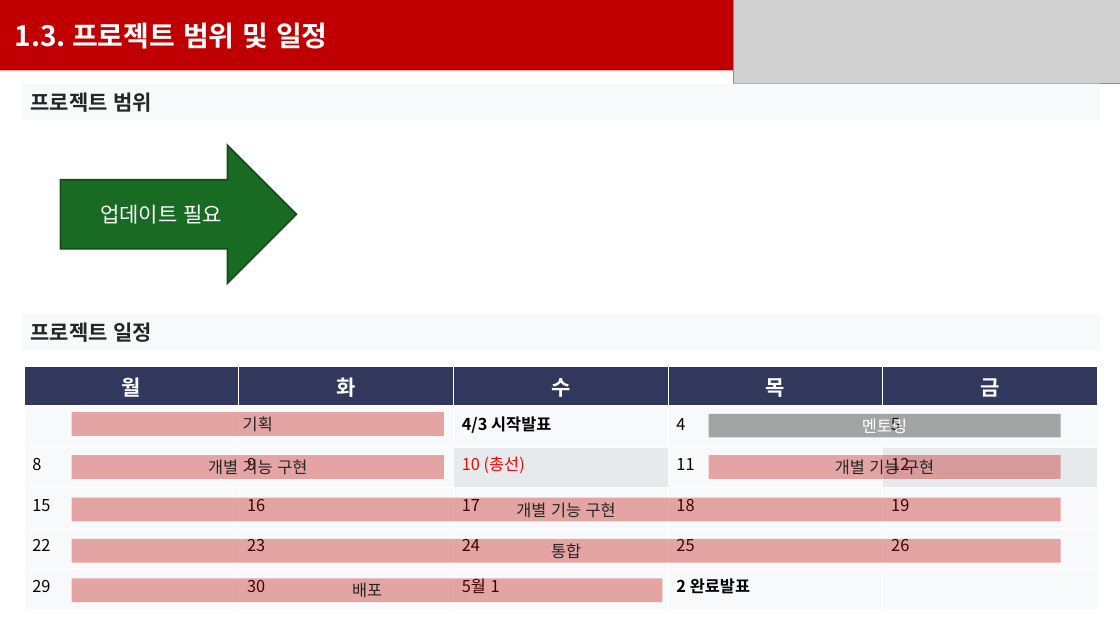
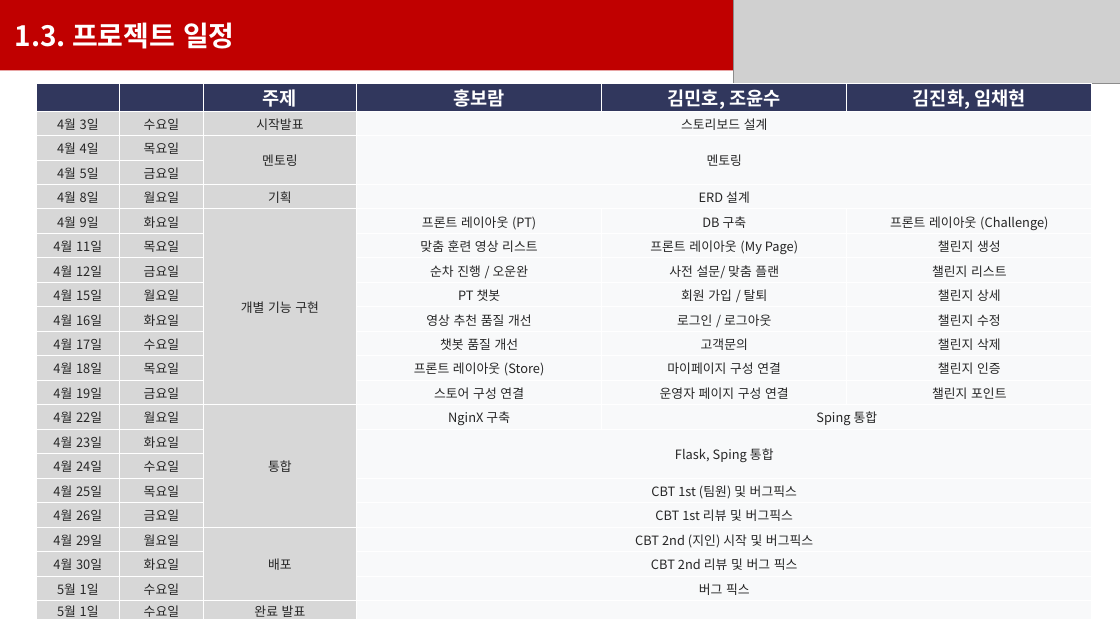
Before and after one commit to Brian-Hong-KR/Gymunity, a slide deck: slide 6 of Doc/최종발표/초안.pptx. Drawn at 1120x630 pixels with LibreOffice and Linux fonts; fonts in the diff are those of the drawing; grey boxes stand for pictures. Boxes give left, top, right and bottom in pixels: in the first picture for what was removed or moved away, otherwise in the second. Text is boxed around its words. In the diff, an @@ line names an element or a change of style, - is before the commit and + after.

```diff
--- a/Doc/최종발표/초안.pptx
+++ b/Doc/최종발표/초안.pptx
@@ text in rectangle at (x1=15, y1=22, x2=235, y2=49): text changed @@
-1.3. 프로젝트 범위 및 일정
+1.3. 프로젝트 일정
@@ rectangle removed at (x1=22, y1=83, x2=1101, y2=119) @@
-프로젝트 범위
@@ table added at (x1=36, y1=83, x2=1094, y2=621), 22 rows, 6 columns @@
+ |  | 주제 | 홍보람 | 김민호, 조윤수 | 김진화, 임채현
+4월 3일 | 수요일 | 시작발표 | 스토리보드 설계 |  | 
+4월 4일 | 목요일 | 멘토링 | 멘토링 |  | 
+4월 5일 | 금요일 |  |  |  | 
+4월 8일 | 월요일 | 기획 | ERD 설계 |  | 
+4월 9일 | 화요일 | 개별 기능 구현 | 프론트 레이아웃 (PT) | DB 구축 | 프론트 레이아웃 (Challenge)
+4월 11일 | 목요일 |  | 맞춤 훈련 영상 리스트 | 프론트 레이아웃 (My Page) | 챌린지 생성
+4월 12일 | 금요일 |  | 순차 진행 / 오운완 | 사전 설문/ 맞춤 플랜 | 챌린지 리스트
+4월 15일 | 월요일 |  | PT 챗봇 | 회원 가입 / 탈퇴 | 챌린지 상세
+4월 16일 | 화요일 |  | 영상 추천 품질 개선 | 로그인 / 로그아웃 | 챌린지 수정
+4월 17일 | 수요일 |  | 챗봇 품질 개선 | 고객문의 | 챌린지 삭제
+4월 18일 | 목요일 |  | 프론트 레이아웃 (Store) | 마이페이지 구성 연결 | 챌린지 인증
+4월 19일 | 금요일 |  | 스토어 구성 연결 | 운영자 페이지 구성 연결 | 챌린지 포인트
+4월 22일 | 월요일 | 통합 | NginX 구축 | Sping 통합 | 
+4월 23일 | 화요일 |  | Flask, Sping 통합 |  | 
+4월 24일 | 수요일 |  |  |  | 
+4월 25일 | 목요일 |  | CBT 1st (팀원) 및 버그픽스 |  | 
+4월 26일 | 금요일 |  | CBT 1st 리뷰 및 버그픽스 |  | 
+4월 29일 | 월요일 | 배포 | CBT 2nd (지인) 시작 및 버그픽스 |  | 
+4월 30일 | 화요일 |  | CBT 2nd 리뷰 및 버그 픽스 |  | 
+5월 1일 | 수요일 |  | 버그 픽스 |  | 
+5월 1일 | 수요일 | 완료 발표 |  |  | 
@@ right arrow removed at (x1=60, y1=145, x2=297, y2=283) @@
-업데이트 필요
@@ rectangle removed at (x1=22, y1=314, x2=1101, y2=350) @@
-프로젝트 일정
@@ table removed at (x1=24, y1=366, x2=1100, y2=610), 6 rows, 5 columns @@
-월 | 화 | 수 | 목 | 금
- |  | 4/3 시작발표 | 4 | 5
-8 | 9 | 10 (총선) | 11 | 12
-15 | 16 | 17 | 18 | 19
-22 | 23 | 24 | 25 | 26
-29 | 30 | 5월 1 | 2 완료발표 | 
@@ rectangle removed at (x1=71, y1=413, x2=444, y2=436) @@
-기획
@@ rectangle removed at (x1=708, y1=414, x2=1060, y2=438) @@
-멘토링
@@ rectangle removed at (x1=71, y1=455, x2=444, y2=479) @@
-개별 기능 구현
@@ rectangle removed at (x1=708, y1=455, x2=1060, y2=479) @@
-개별 기능 구현
@@ rectangle removed at (x1=71, y1=497, x2=1060, y2=521) @@
-개별 기능 구현
@@ rectangle removed at (x1=71, y1=539, x2=1060, y2=563) @@
-통합
@@ rectangle removed at (x1=71, y1=579, x2=662, y2=602) @@
-배포
```
Also in this commit, not shown: 3 other slides changed, 1 slide added.
